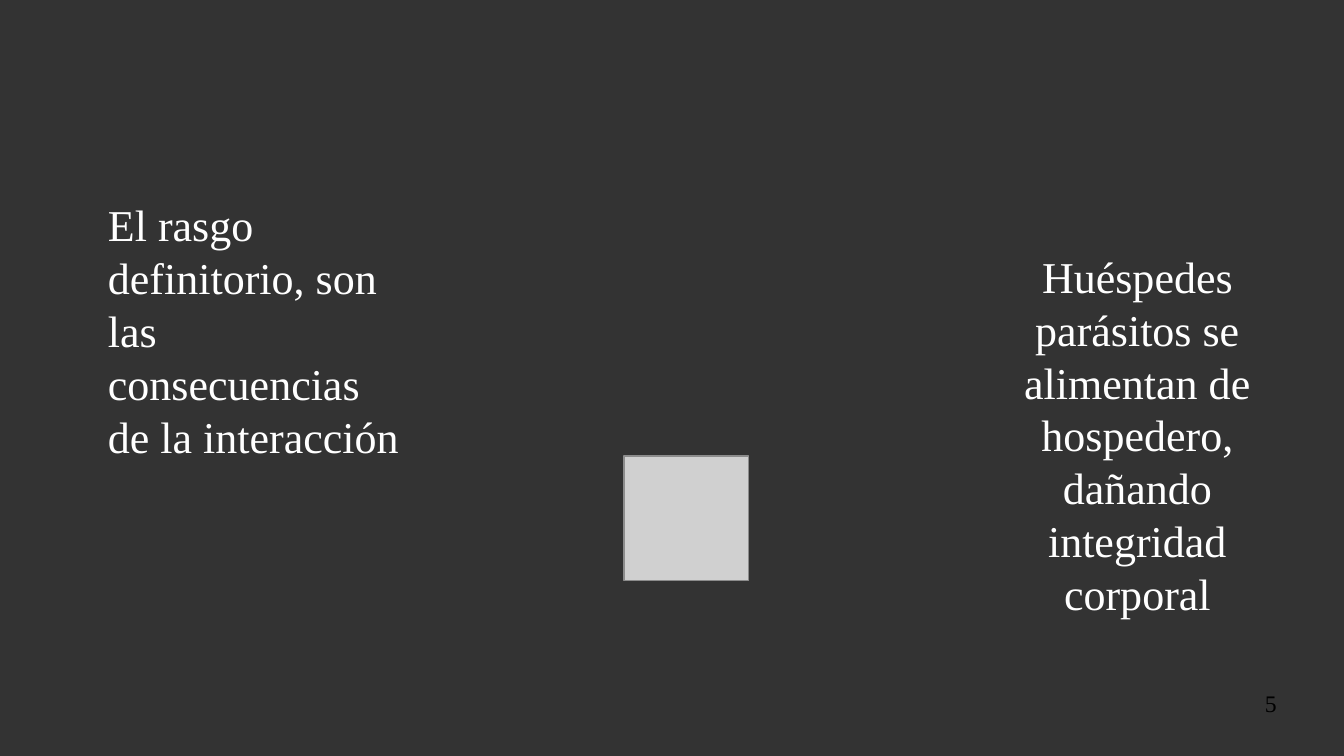
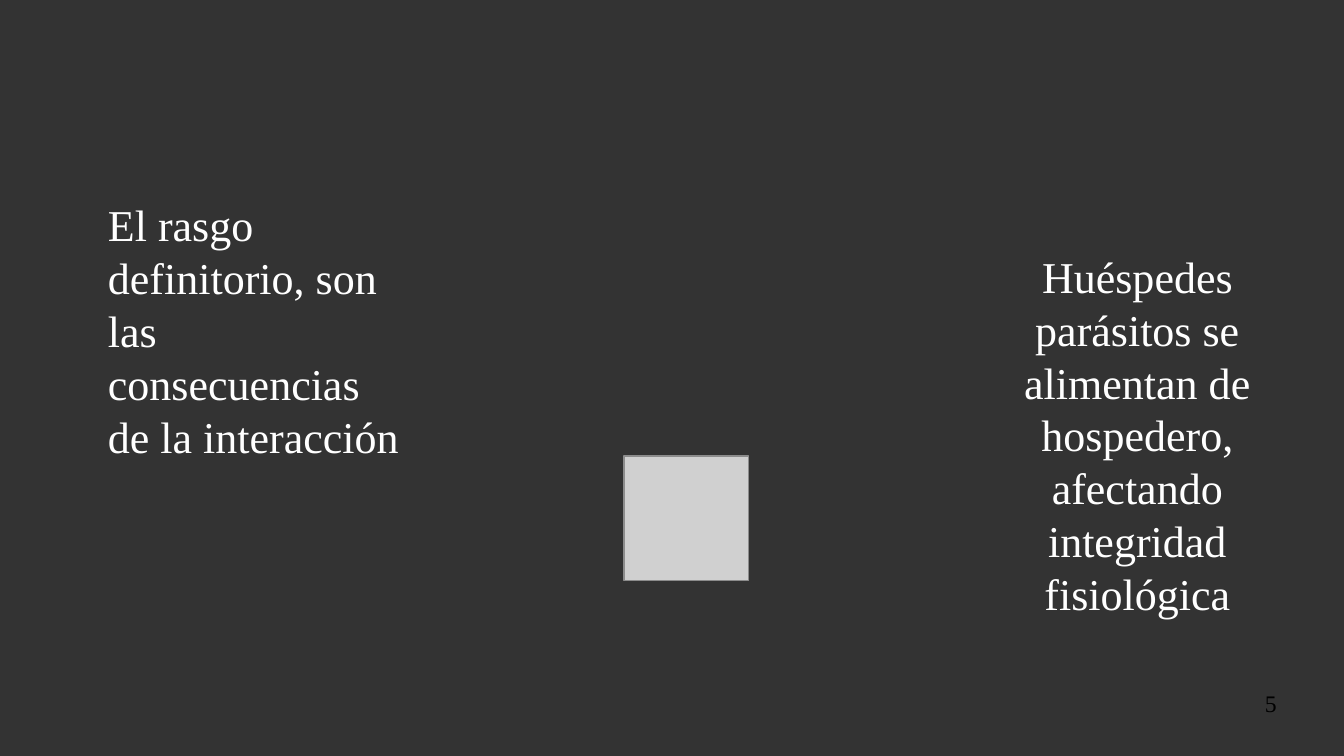
Before and after one commit to gerardommc/Medicina-Cons, a slide deck: slide 5 of Infecciosas.odp. Drawn at 1344x756 pixels with LibreOffice and Linux fonts; fonts in the diff are those of the drawing; grey boxes stand for pictures; background and template pictures are left out. Boxes give left, top, right and bottom in pixels: in the first picture for what was removed or moved away, otherwise in the second. Text is boxed around its words. In the diff, an @@ line names an element or a change of style, - is before the commit and + after.

```diff
--- a/Infecciosas.odp
+++ b/Infecciosas.odp
@@ text at [1024,262,1251,619]: text changed @@
-Huéspedes parásitos se alimentan de hospedero, dañando integridad corporal
+Huéspedes parásitos se alimentan de hospedero, afectando integridad fisiológica
```
Also in this commit, not shown: 3 other slides changed, 1 slide removed, 6 other files.
